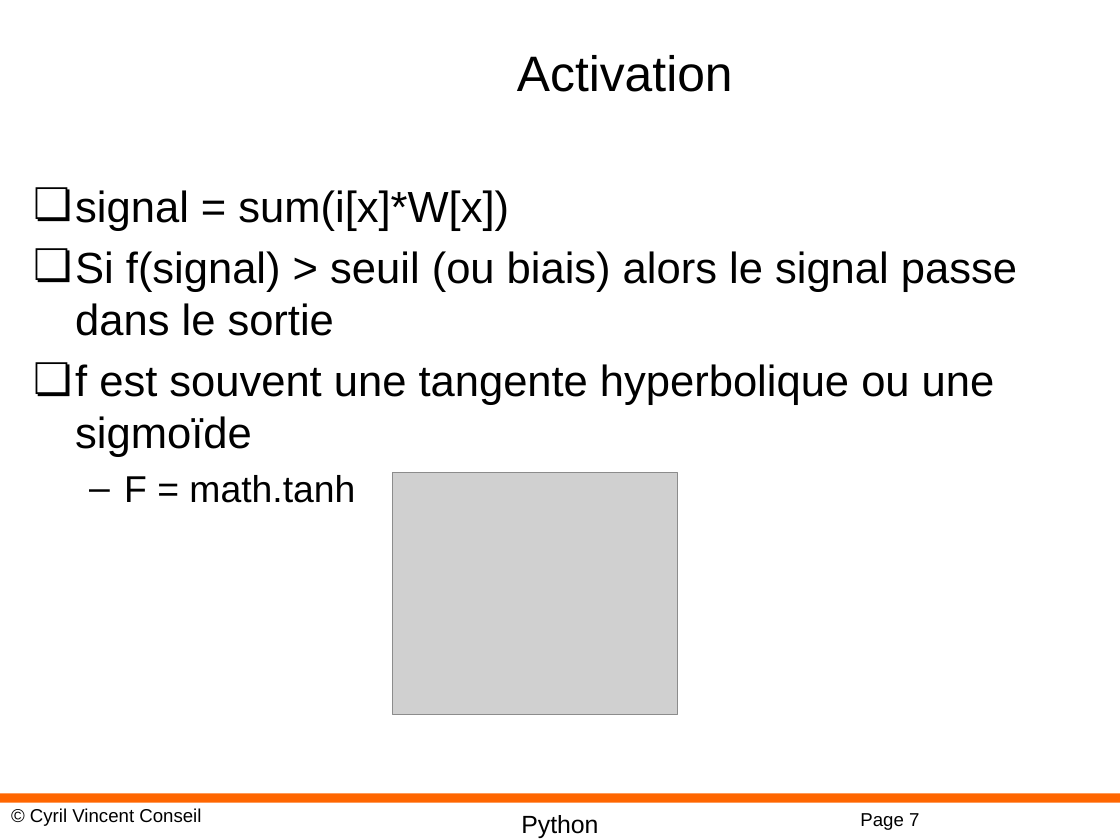
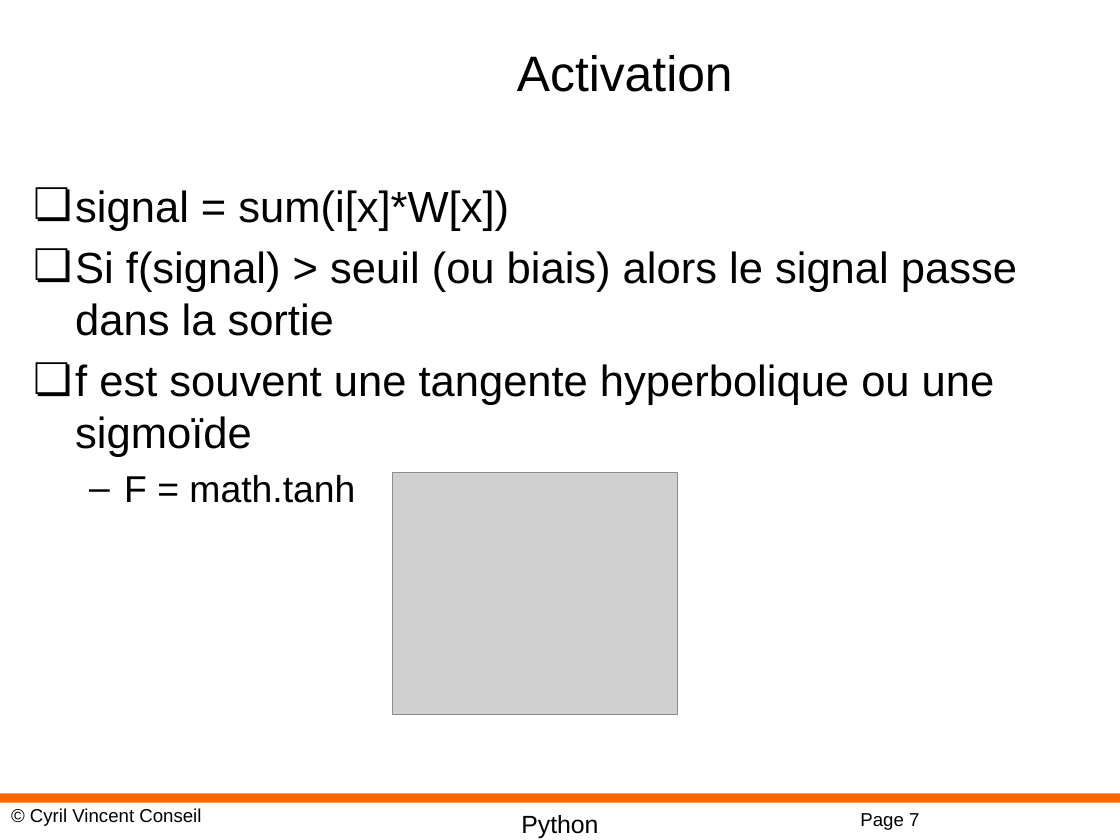
Before and after one commit to cyrilvincent/DL, a slide deck: slide 7 of PPT/DeepLearning08-MLP.pptx. Drawn at 1120x840 pixels with LibreOffice and Linux fonts; fonts in the diff are those of the drawing; grey boxes stand for pictures; background and template pictures are left out. Boxes give left, top, right and bottom in pixels: in the first picture for what was removed or moved away, otherwise in the second. Text is boxed around its words. In the diff, an @@ line names an element or a change of style, - is before the commit and + after.

```diff
--- a/PPT/DeepLearning08-MLP.pptx
+++ b/PPT/DeepLearning08-MLP.pptx
@@ text at (x1=75, y1=251, x2=1017, y2=336): text changed @@
-❏ Si f(signal) > seuil (ou biais) alors le signal passe dans le sortie
+❏ Si f(signal) > seuil (ou biais) alors le signal passe dans la sortie
```
Also in this commit, not shown: 1 slide added, 3 other files.
